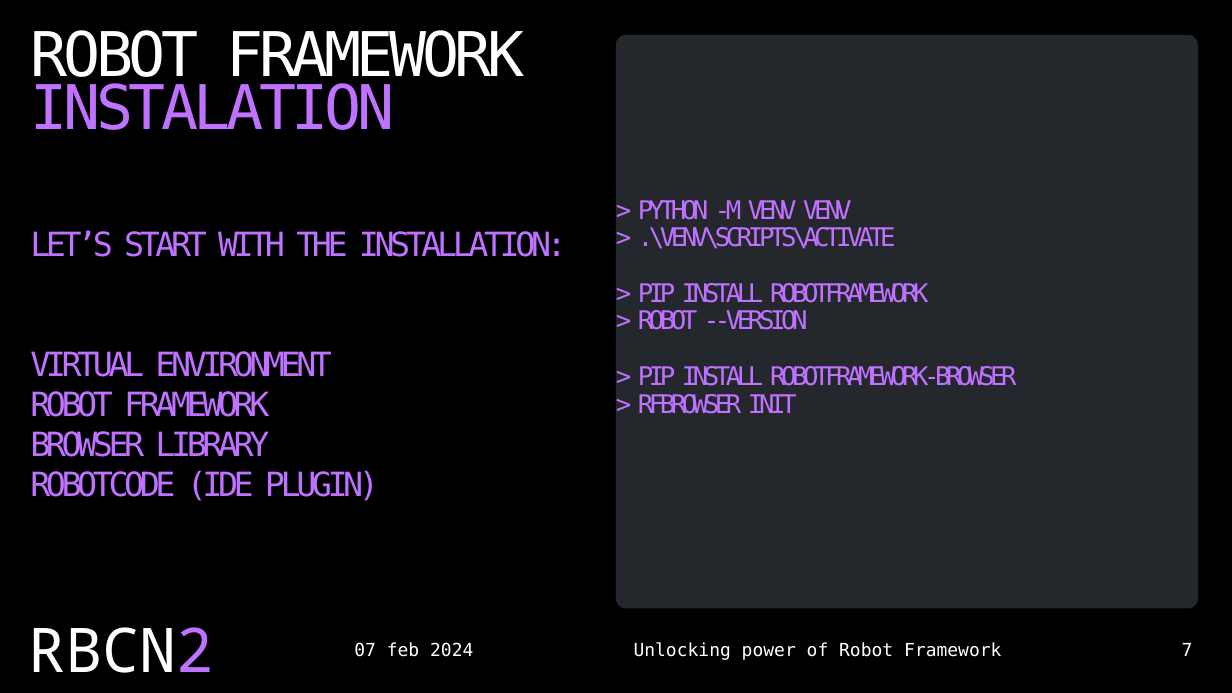
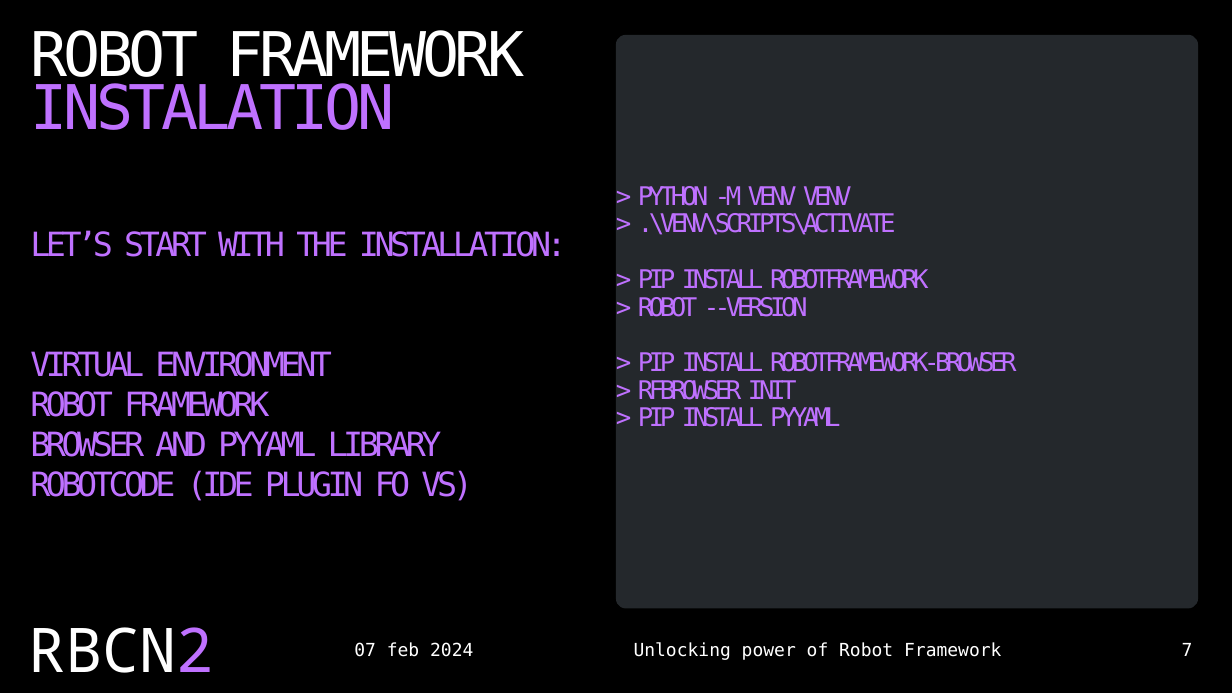
Before and after one commit to czyrski/robocon2024_unlocking_power, a slide deck: slide 7 of unlocking_power_of_robot_framework.pptx. Drawn at 1232x693 pixels with LibreOffice and Linux fonts; fonts in the diff are those of the drawing. Boxes give left, top, right and bottom in pixels: in the first picture for what was removed or moved away, otherwise in the second. Text is boxed around its words. In the diff, an @@ line names an element or a change of style, - is before the commit and + after.

```diff
--- a/unlocking_power_of_robot_framework.pptx
+++ b/unlocking_power_of_robot_framework.pptx
@@ text at (638,407,841,427): paragraph added @@
+> PIP INSTALL PYYAML
@@ text at (30,431,472,501): text changed @@
-BROWSER LIBRARY
-ROBOTCODE (IDE PLUGIN)
+BROWSER AND PYYAML LIBRARY
+ROBOTCODE (IDE PLUGIN FO VS)
```
Also in this commit, not shown: 1 other slide changed, 1 other file.
